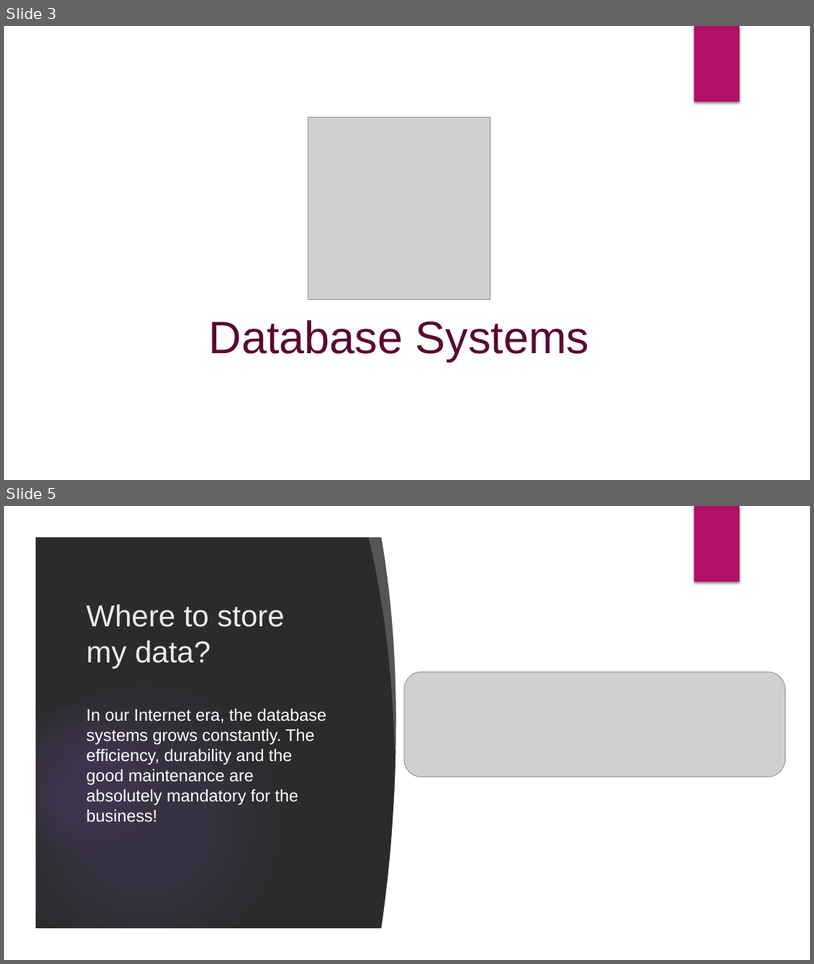
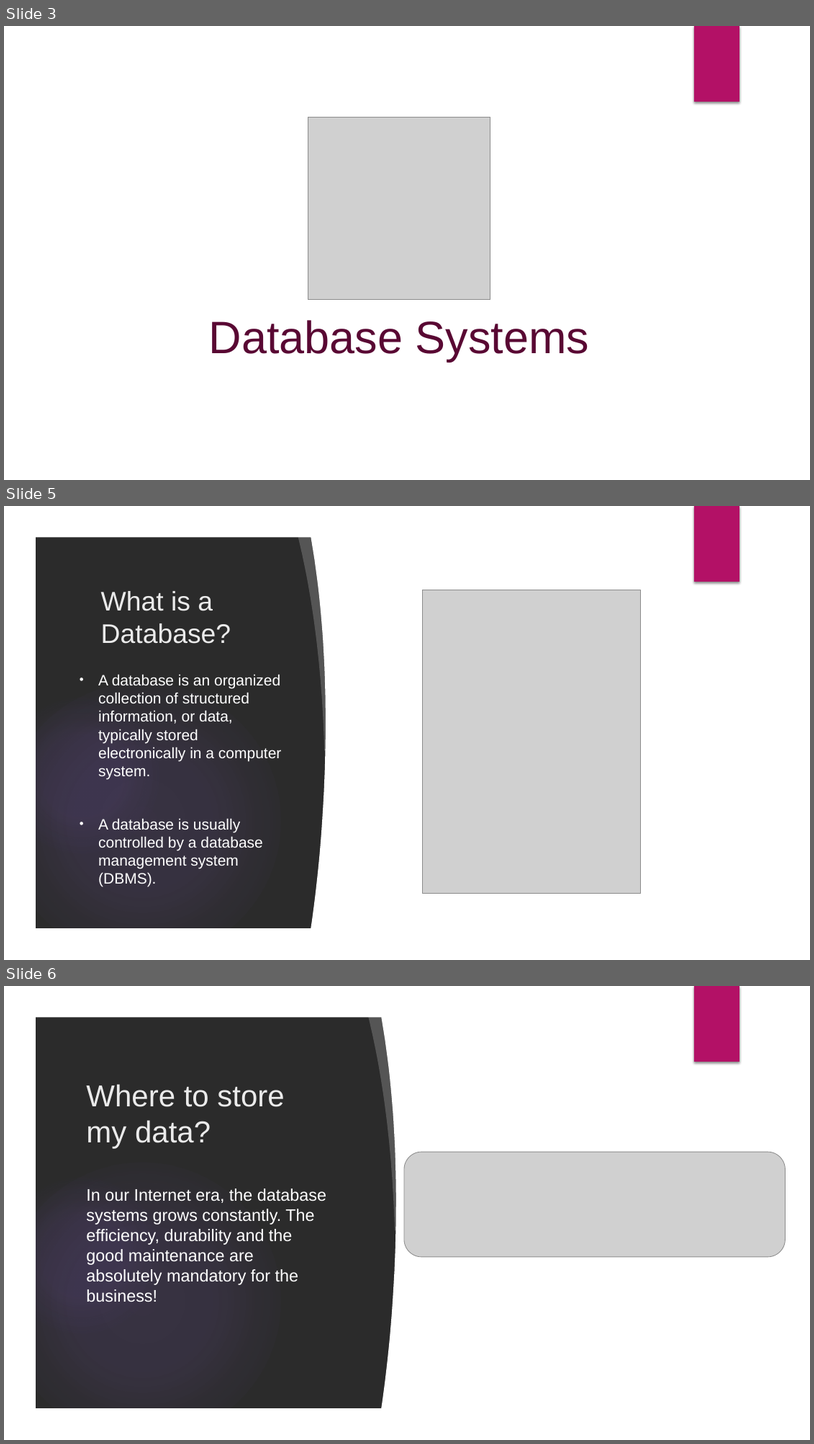
Before and after one commit to velizar92/TSK_Presentations, a slide deck: Databases_and_EntityFrameworkCore.pptx. Shown one above the other, each under a label of ours: slides 3 and 5 before the commit, slides 3, 5 and 6 after it; the slides between them are not shown. The pictures are 814x964 and 814x1444 pixels, drawn with LibreOffice and Linux fonts; fonts in the diff are those of the drawing; grey boxes stand for pictures; background and template pictures are left out; a plain dark background stands for a picture behind light text. Boxes give left, top, right and bottom in pixels: in the first picture for what was removed or moved away, otherwise in the second. Text is boxed around its words. In the diff, an @@ line names an element or a change of style, - is before the commit and + after.

```diff
--- a/Databases_and_EntityFrameworkCore.pptx
+++ b/Databases_and_EntityFrameworkCore.pptx
@@ slide 5 added at bbox=[4, 506, 810, 960], background picture (left out); not listed: 6 template elements that a slide beside it also shows @@
@@ freeform shape added at bbox=[298, 531, 344, 752], fill #FFFFFF at 20% opacity @@
@@ freeform shape added at bbox=[311, 533, 394, 933], fill #FFFFFF @@
@@ rectangle added at bbox=[382, 533, 782, 933], fill #FFFFFF @@
@@ title added at bbox=[101, 591, 232, 644], 32 pt, text #EBEBEB @@
+What is a Database?
@@ picture added at bbox=[422, 590, 641, 893] @@
@@ text added at bbox=[98, 674, 281, 887], 18 pt, text #FFFFFF @@
+• A database is an organized collection of structured information, or data, typically stored electronically in a computer system.
+• A database is usually controlled by a database management system (DBMS).
@@ what was slide 5 is now slide 6 @@
```
Also in this commit, not shown: 6 slides changed, 2 other slides added, 1 slide removed.
